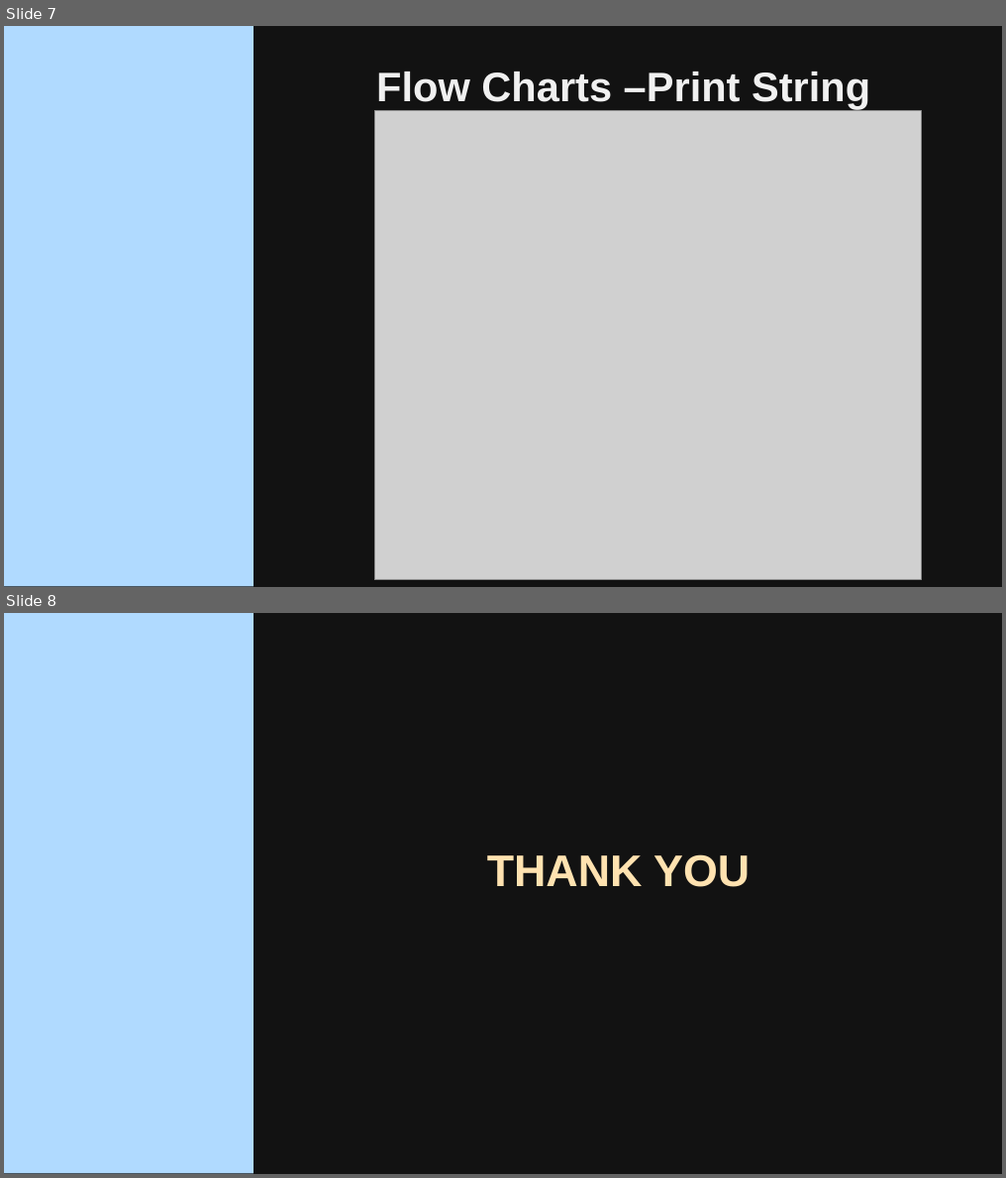
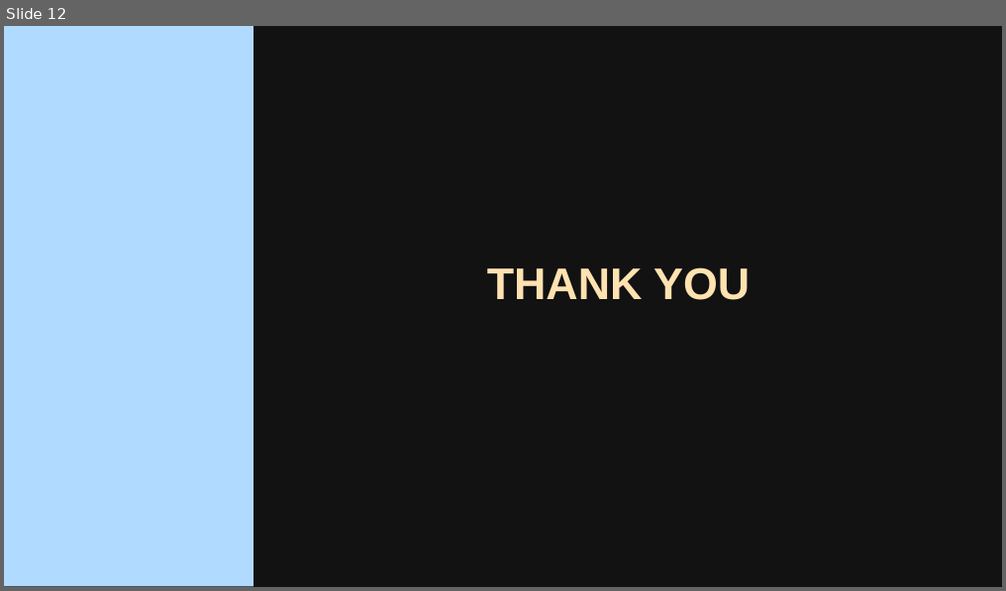
Before and after one commit to mohulmgeorge/embedded-systems, a slide deck: Presentations/AVR Live Class 13.pptx. Shown one above the other, each under a label of ours: slides 7 and 8 before the commit, slide 12 after it. The pictures are 1006x1178 and 1006x591 pixels, drawn with LibreOffice and Linux fonts; fonts in the diff are those of the drawing; grey boxes stand for pictures; background and template pictures are left out. Boxes give left, top, right and bottom in pixels: in the first picture for what was removed or moved away, otherwise in the second. Text is boxed around its words. In the diff, an @@ line names an element or a change of style, - is before the commit and + after.

```diff
--- a/Presentations/AVR Live Class 13.pptx
+++ b/Presentations/AVR Live Class 13.pptx
@@ slide 7 removed at <box>4,26,1002,587</box>, background picture (left out); not listed: 1 template element that a slide beside it also shows @@
@@ title removed at <box>376,72,870,109</box> @@
-Flow Charts –Print String
@@ picture removed at <box>374,111,921,579</box> @@
@@ what was slide 8 is now slide 12 @@
```
Also in this commit, not shown: 1 slide changed, 10 slides added, 5 other slides removed, 19 other files.
